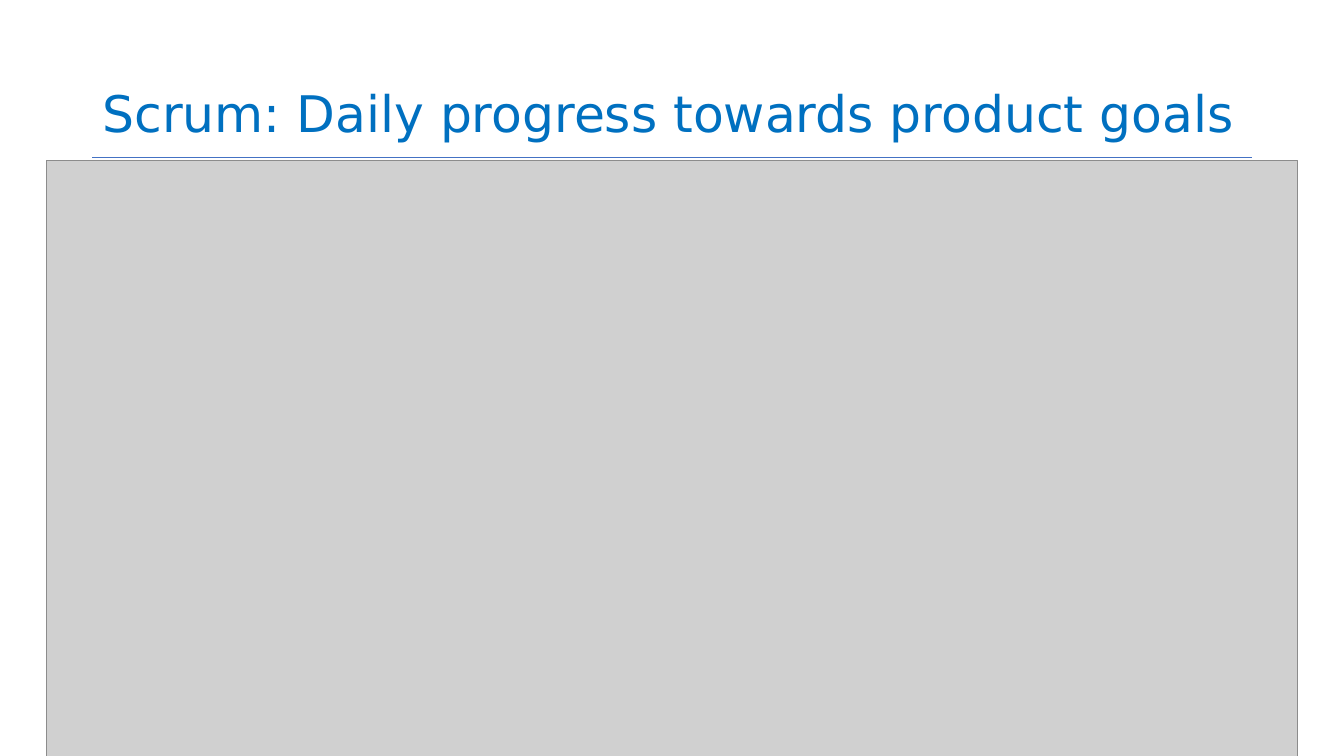
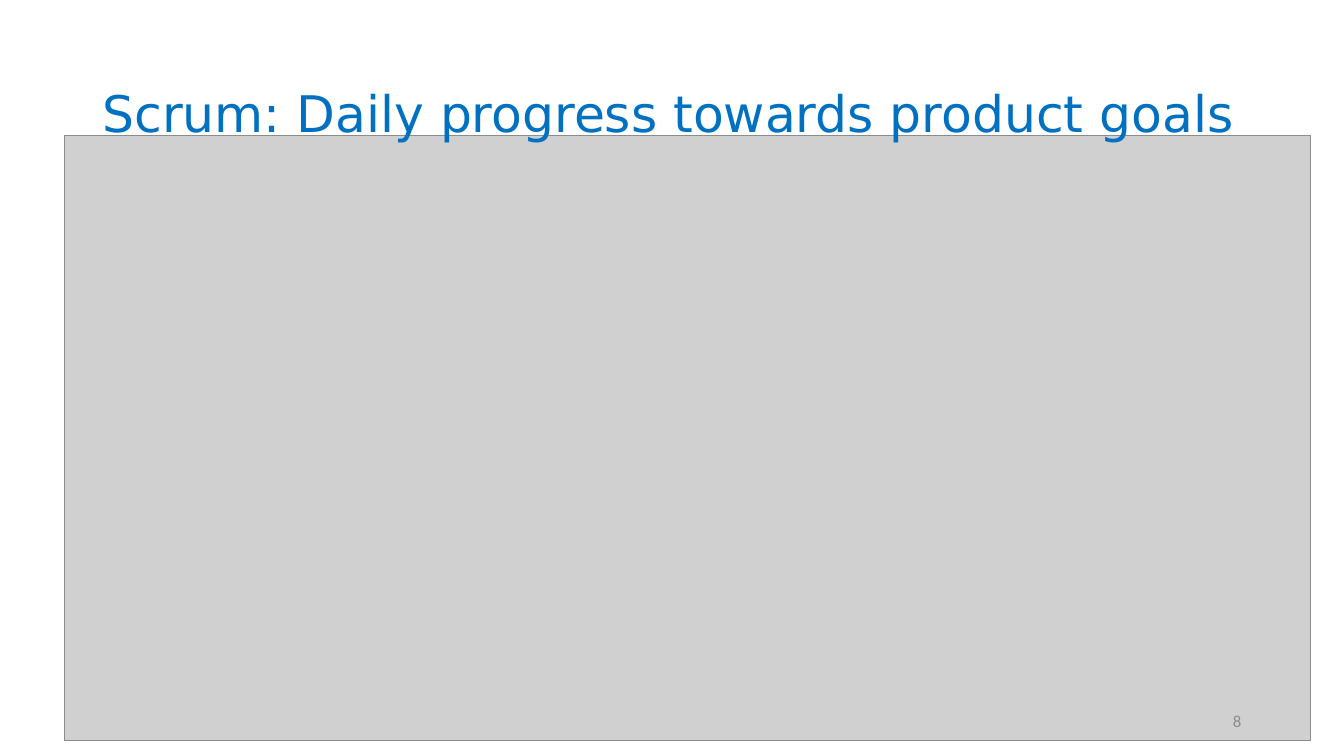
Before and after one commit to neu-se/CS4530-Fall-2023, a slide deck: slide 8 of Slides/Module 06.2 Agile Planning and Estimation.pptx. Drawn at 1344x756 pixels with LibreOffice and Linux fonts; fonts in the diff are those of the drawing; grey boxes stand for pictures. Boxes give left, top, right and bottom in pixels: in the first picture for what was removed or moved away, otherwise in the second. Text is boxed around its words. In the diff, an @@ line names an element or a change of style, - is before the commit and + after.

```diff
--- a/Slides/Module 06.2 Agile Planning and Estimation.pptx
+++ b/Slides/Module 06.2 Agile Planning and Estimation.pptx
@@ picture: place and size @@
-picture at box(46, 160, 1299, 756)
+picture at box(65, 135, 1311, 741)
@@ line removed from (93, 157) to (1252, 157) @@
@@ page number added at box(1233, 716, 1241, 727), 12 pt, text #8C8C8C @@
+8
```
Also in this commit, not shown: 1 other slide changed, 3 other files.
